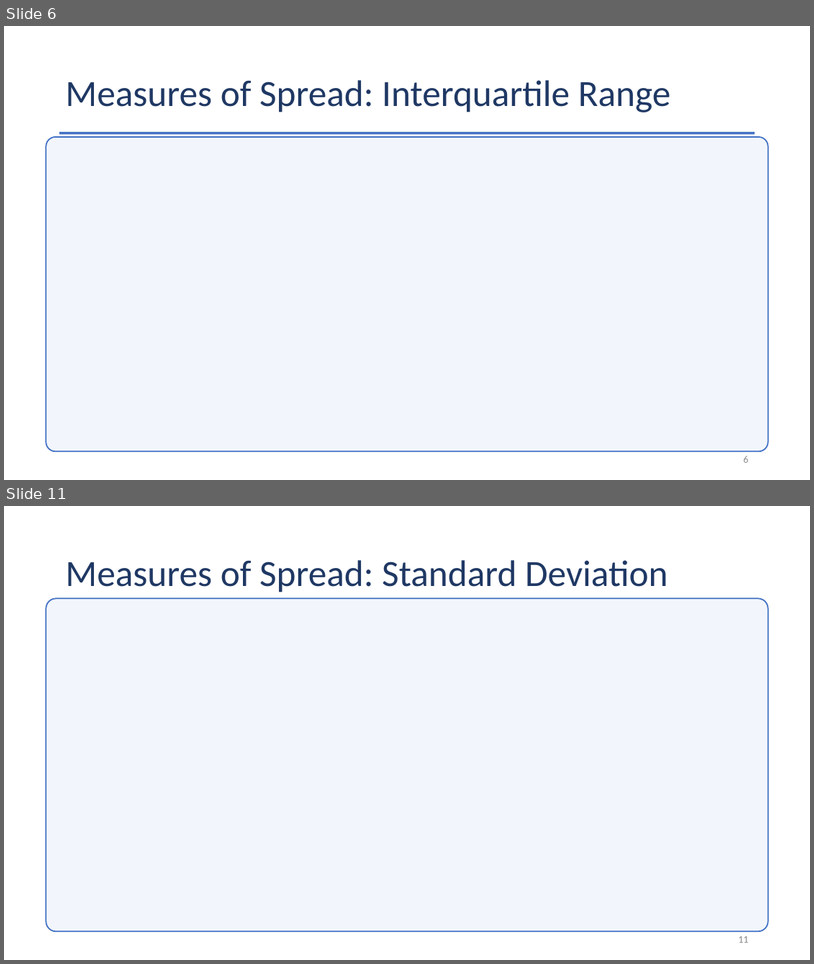
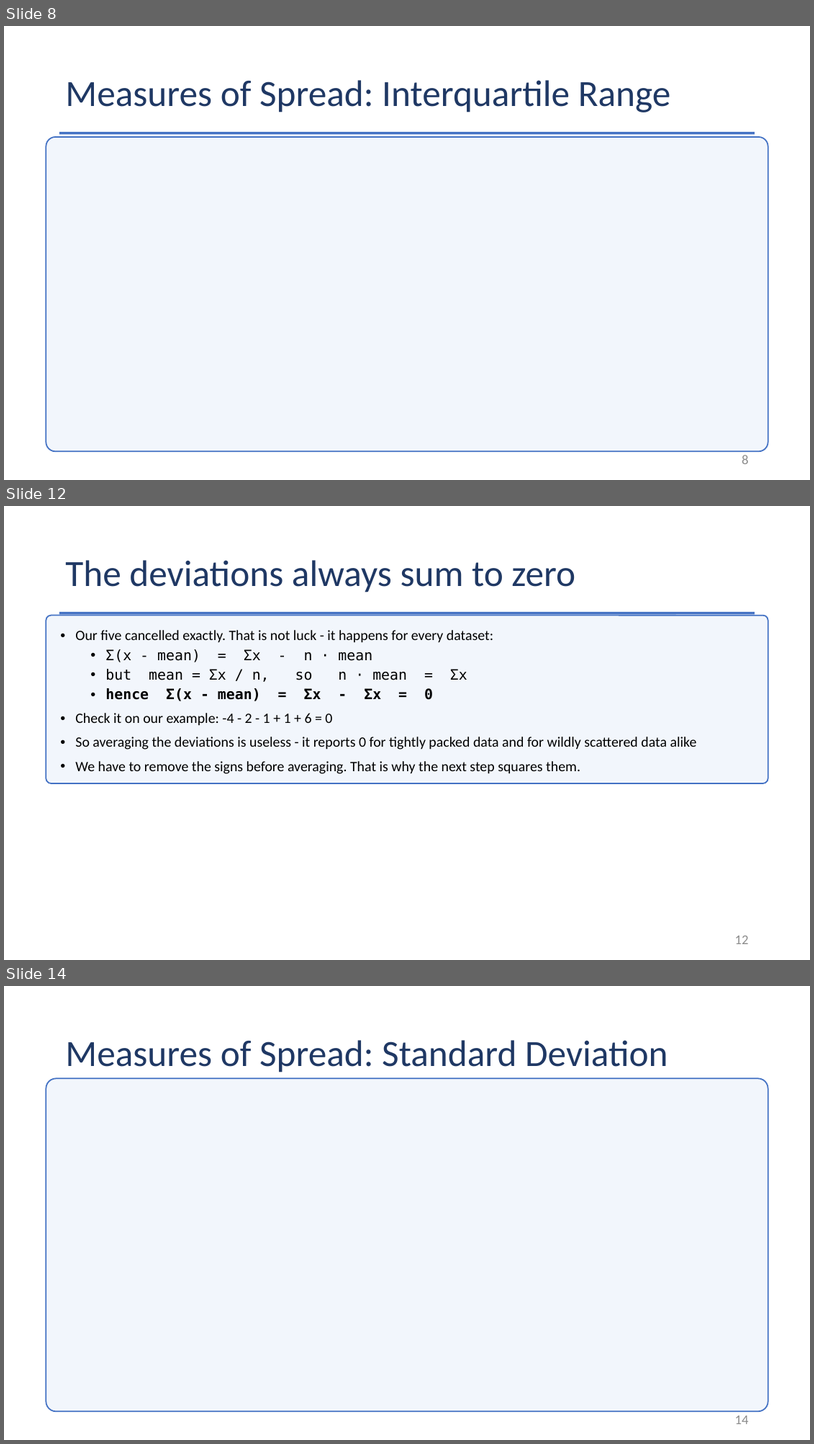
Before and after one commit to Jarred6068/Kvamme_UI_STAT251, a slide deck: docs/lecture_slides/Week 3/Week3_Lecture6_Slides_9_9_2026.pptx. Shown one above the other, each under a label of ours: slides 6 and 11 before the commit, slides 8, 12 and 14 after it; the slides between them are not shown. The pictures are 814x964 and 814x1444 pixels, drawn with LibreOffice and Linux fonts; fonts in the diff are those of the drawing; grey boxes stand for pictures. Boxes give left, top, right and bottom in pixels: in the first picture for what was removed or moved away, otherwise in the second. Text is boxed around its words. In the diff, an @@ line names an element or a change of style, - is before the commit and + after.

```diff
--- a/docs/lecture_slides/Week 3/Week3_Lecture6_Slides_9_9_2026.pptx
+++ b/docs/lecture_slides/Week 3/Week3_Lecture6_Slides_9_9_2026.pptx
@@ slide 12 added at [4,506,810,960], background #FFFFFF @@
@@ title added at [65,560,576,592], 44 pt, text #1F3864 @@
+The deviations always sum to zero
@@ rectangle added at [59,612,756,614], fill #4472C4 @@
@@ rounded rectangle added at [46,615,768,784], fill #F2F6FC, outline #4472C4 1.5 pt @@
@@ text added at [75,630,697,774], 17 pt, text #000000 @@
+• Our five cancelled exactly. That is not luck - it happens for every dataset:
+  • Σ(x - mean) = Σx - n · mean
+  • but mean = Σx / n, so n · mean = Σx
+  • hence Σ(x - mean) = Σx - Σx = 0
+• Check it on our example: -4 - 2 - 1 + 1 + 6 = 0
+• So averaging the deviations is useless - it reports 0 for tightly packed data and for wildly scattered data alike
+• We have to remove the signs before averaging. That is why the next step squares them.
@@ page number added at [736,935,749,944], 16 pt, text #8C8C8C @@
+12
@@ what was slide 6 is now slide 8 @@
@@ page number at [742,454,748,464]: text changed; size 12 to 16 pt @@
-6
+8
@@ what was slide 11 is now slide 14 @@
@@ page number at [736,1415,749,1424]: text changed; size 12 to 16 pt @@
-11
+14
```
Also in this commit, not shown: 11 slides changed, 5 other slides added, 2 slides removed, 45 other files.
